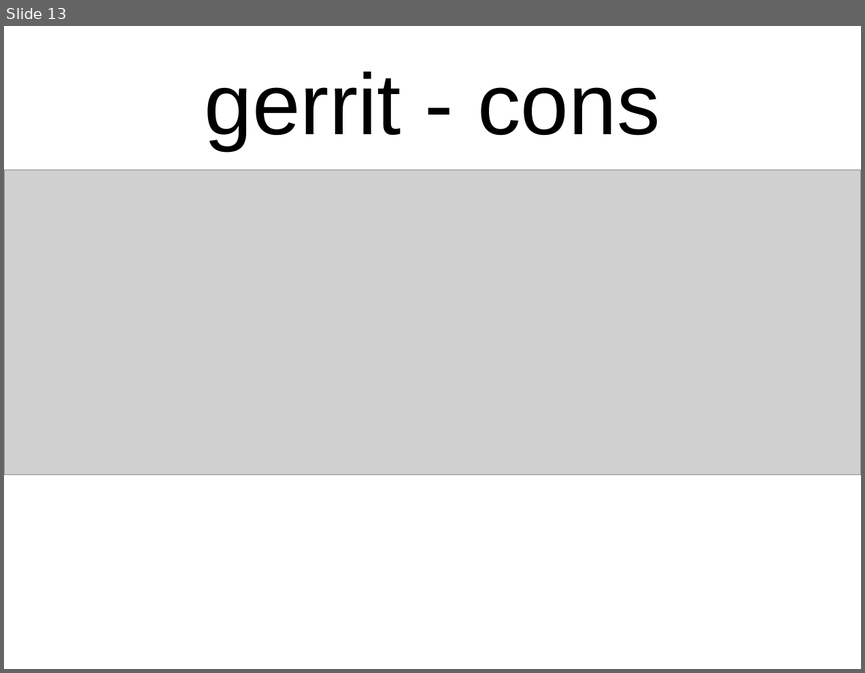
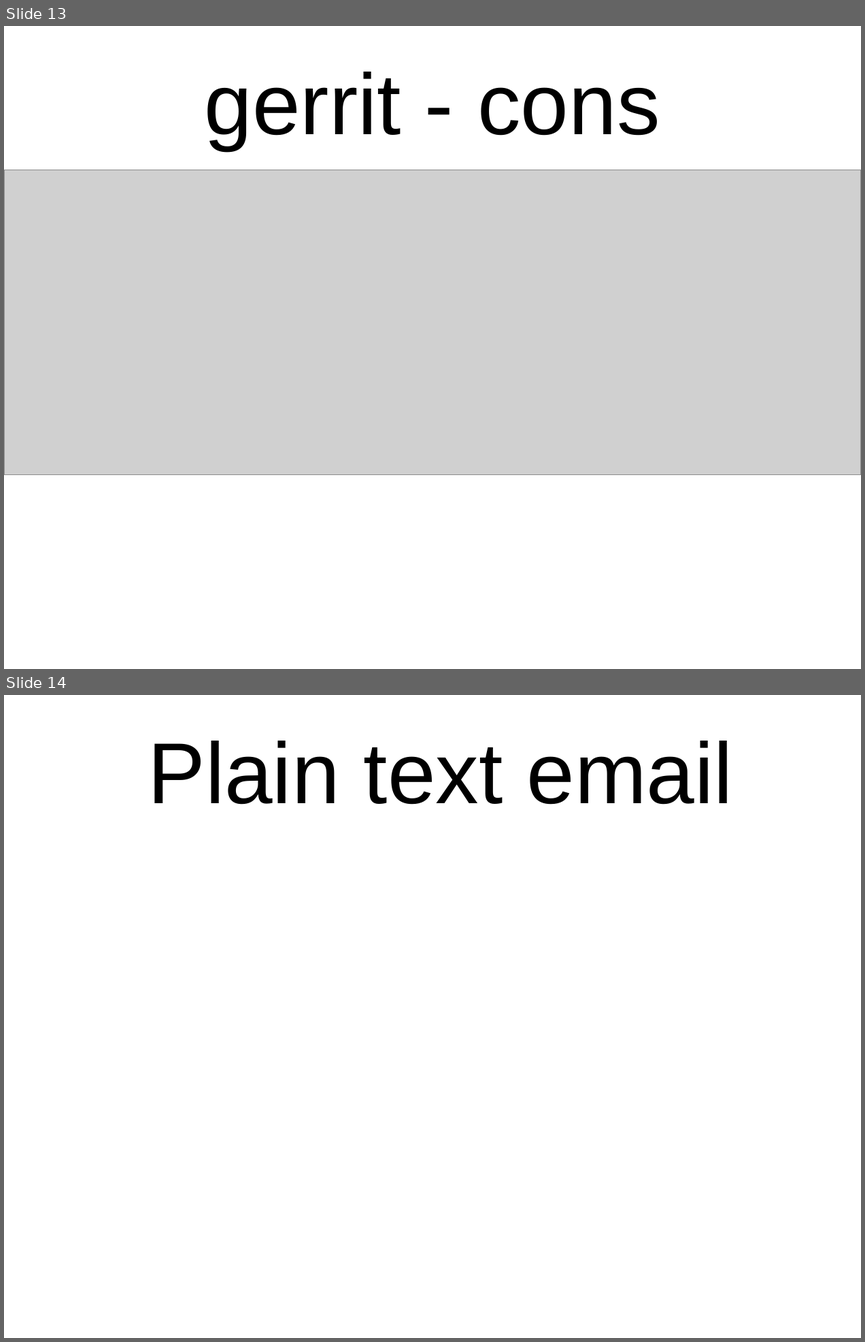
Before and after one commit to gregkh/presentation-stone-tools, a slide deck: stone-tools.odp. Shown one above the other, each under a label of ours: slide 13 before the commit, slides 13 and 14 after it. The pictures are 865x673 and 865x1342 pixels, drawn with LibreOffice and Linux fonts; fonts in the diff are those of the drawing; grey boxes stand for pictures. Boxes give left, top, right and bottom in pixels: in the first picture for what was removed or moved away, otherwise in the second. Text is boxed around its words. In the diff, an @@ line names an element or a change of style, - is before the commit and + after.

```diff
--- a/stone-tools.odp
+++ b/stone-tools.odp
@@ slide 14 added at [4, 695, 861, 1338], background #FFFFFF @@
@@ text added at [148, 741, 733, 804], 80 pt, text #000000 @@
+Plain text email
```
Also in this commit, not shown: 1 slide changed, 4 other slides added, 25 slides removed, 5 other files.
